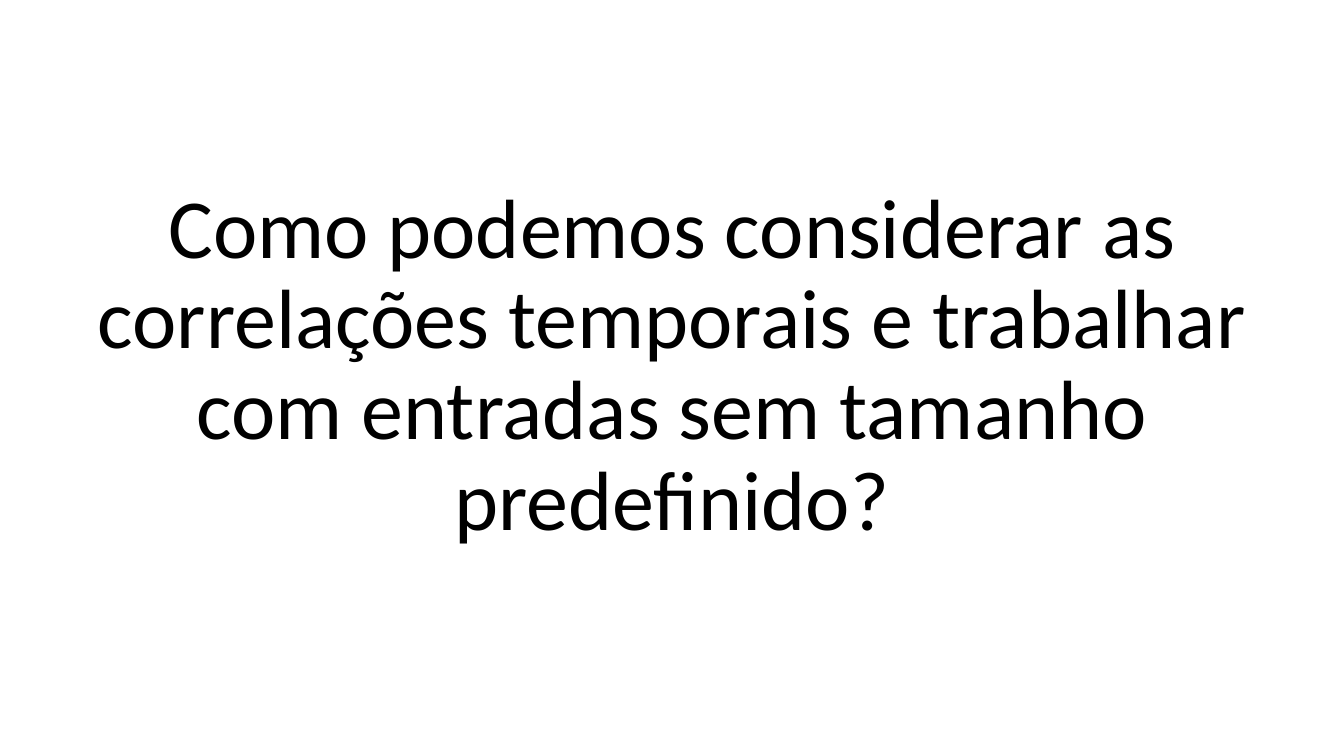
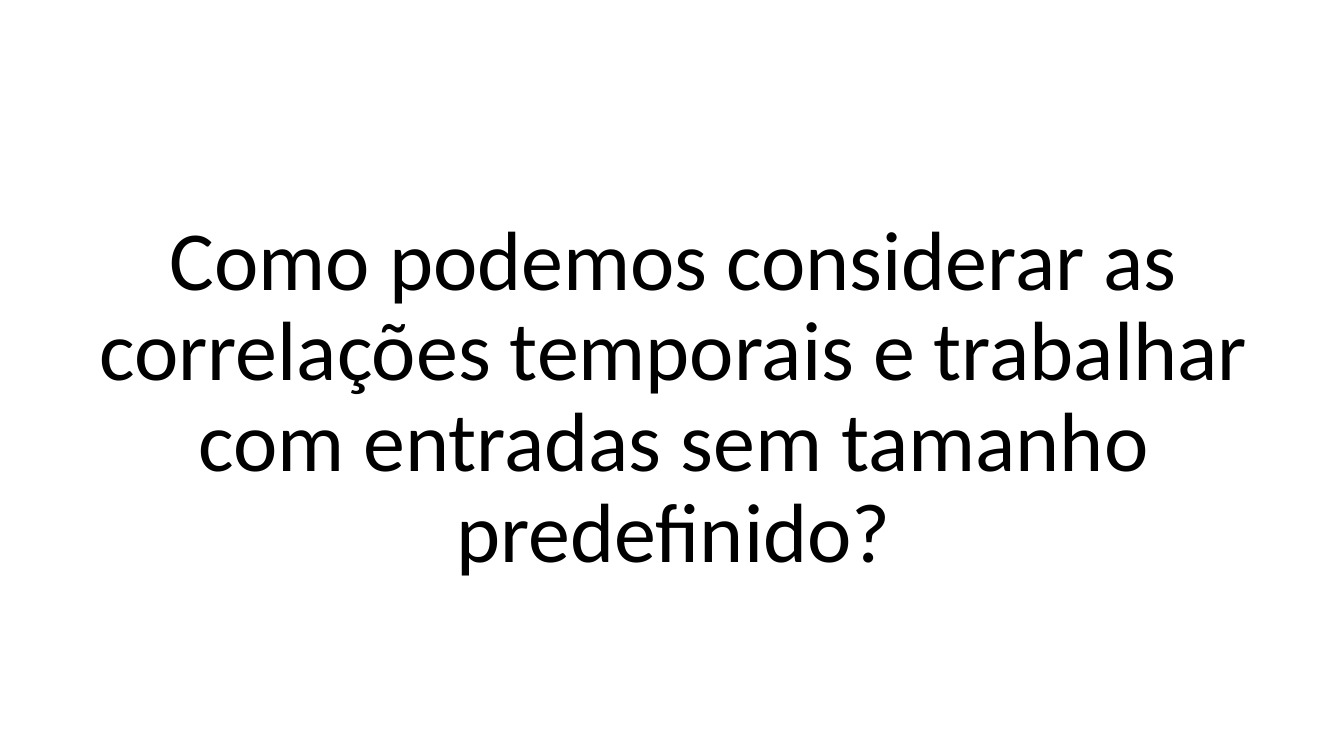
Before and after one commit to zz4fap/c24_inteligencia_artificial, a slide deck: slide 4 of slides/C24_RNN.pptx (slide 5 before the commit). Drawn at 1344x756 pixels with LibreOffice and Linux fonts; fonts in the diff are those of the drawing. Boxes give left, top, right and bottom in pixels: in the first picture for what was removed or moved away, otherwise in the second. Text is boxed around its words. In the diff, an @@ line names an element or a change of style, - is before the commit and + after.

```diff
--- a/slides/C24_RNN.pptx
+++ b/slides/C24_RNN.pptx
@@ text "Como podemos considerar as correlações ..." moved from (x1=98, y1=199, x2=1245, y2=544) to (x1=100, y1=231, x2=1247, y2=576) @@
```
Also in this commit, not shown: 3 other slides changed, 1 slide added.
